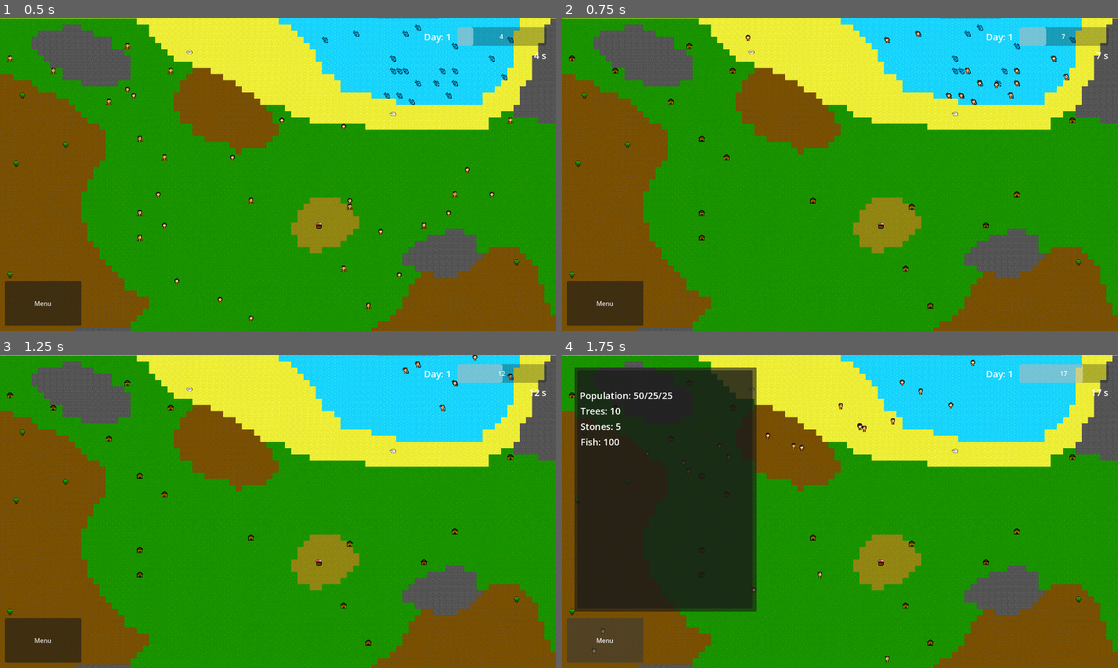
Above: before the commit, frames 1-4 (two rows, left to right).
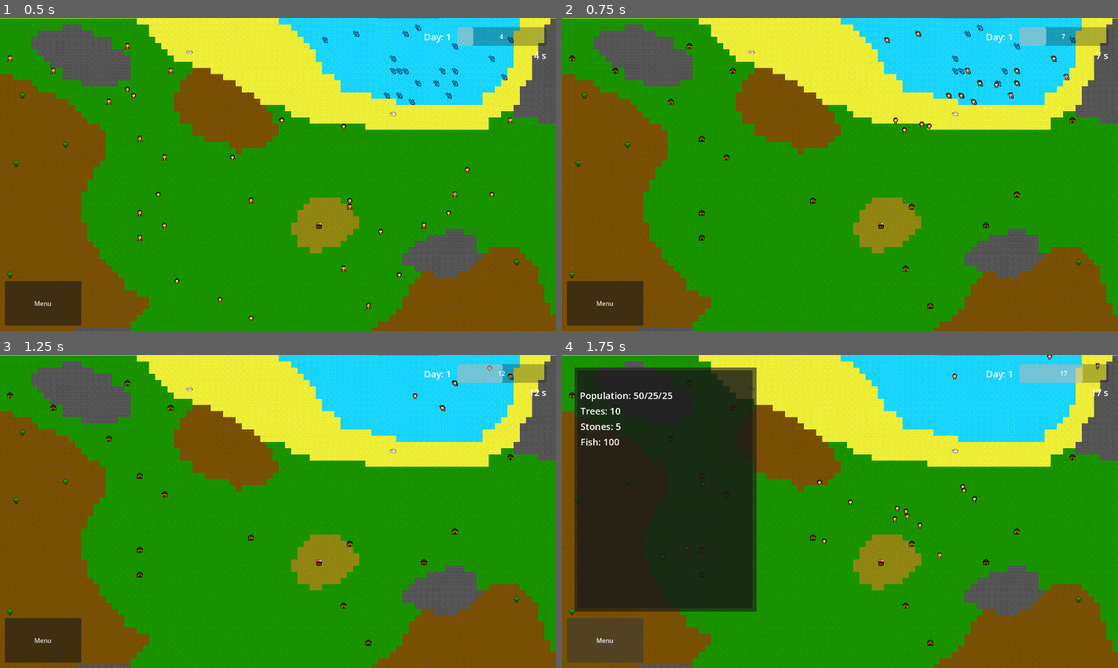
Above: after the commit, the same moments.

Repository: nookaeo/econ-village
Game: Godot game, scene res://scenes/core/world.tscn
The game is run twice, just before and just after one commit, with the same random seed, the same clock (stepped at 60 frames per second) and the same inputs.
Inputs (mouse positions are in pixels of both pictures, inside the frame that each line leads up to):
- Up to frame 1 (0.5 s): no input
- Up to frame 2 (0.75 s): move the mouse to (812, 237) at 0.52 s; click (812, 237) at 0.67 s
- Up to frame 3 (1.25 s): no input
- Up to frame 4 (1.75 s): click "Menu" at 1.25 s

Frame 1 is identical in both runs. In frame 2, less than 0.1% of the frame differs, in the area x 33-67%, y 5-37%; in frame 3, less than 0.1%; in frame 4, 0.4%, in the area x 5-97%, y 0-99%.

Commit message:
fix: fix natural resource manager bucket

Diff:
--- a/scripts/core/resources_spawner.gd
+++ b/scripts/core/resources_spawner.gd
@@ -34,8 +34,8 @@
 		resource.tile_map = tilemap
 		resource.biome = biome
 		natural_resources_directory.add_child(resource)
+		_place_entity(resource,placable_tiles,biome)
 		NatResourceManager.register_resource(resource)
-		_place_entity(resource,placable_tiles,biome)
 
 
 
